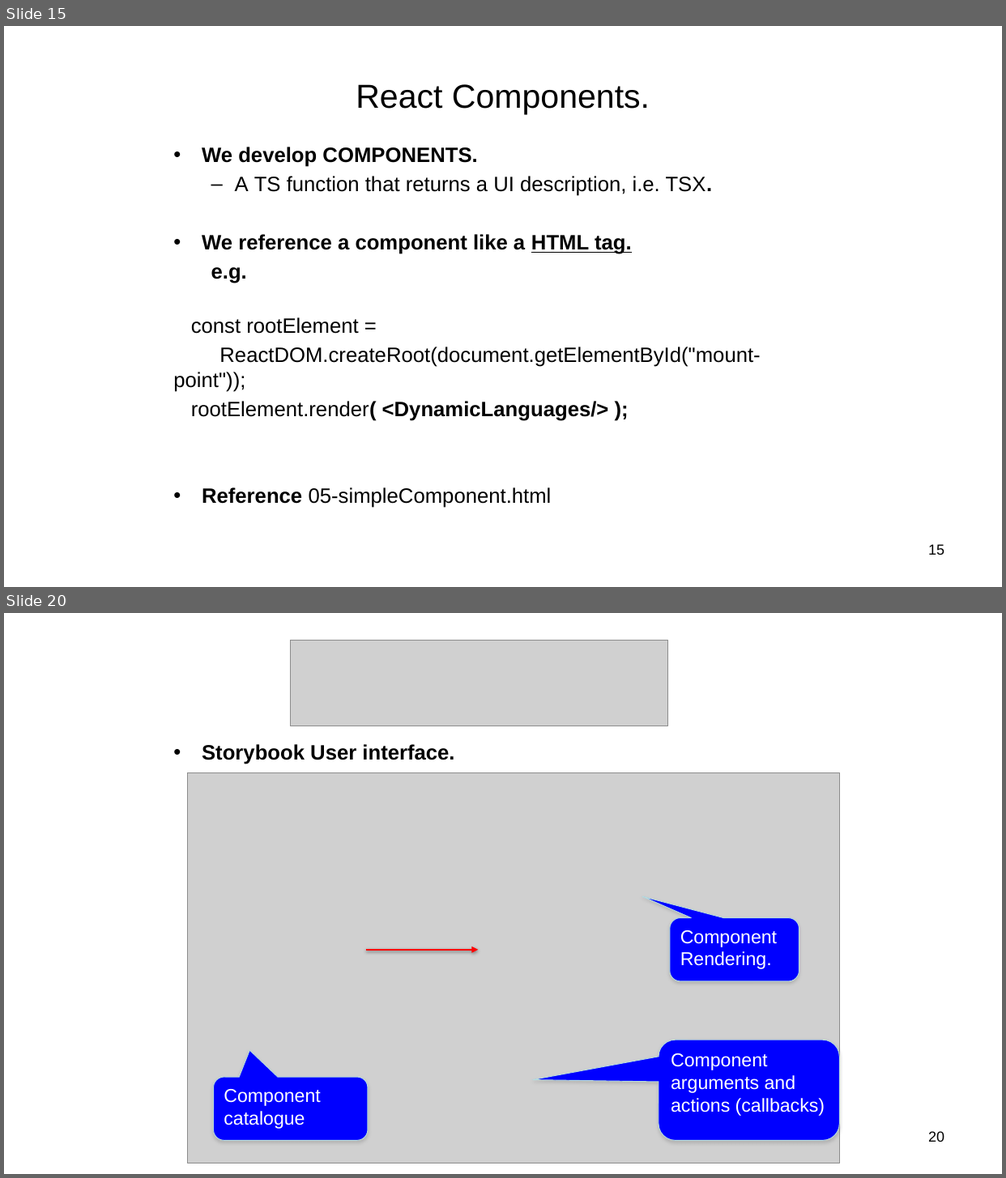
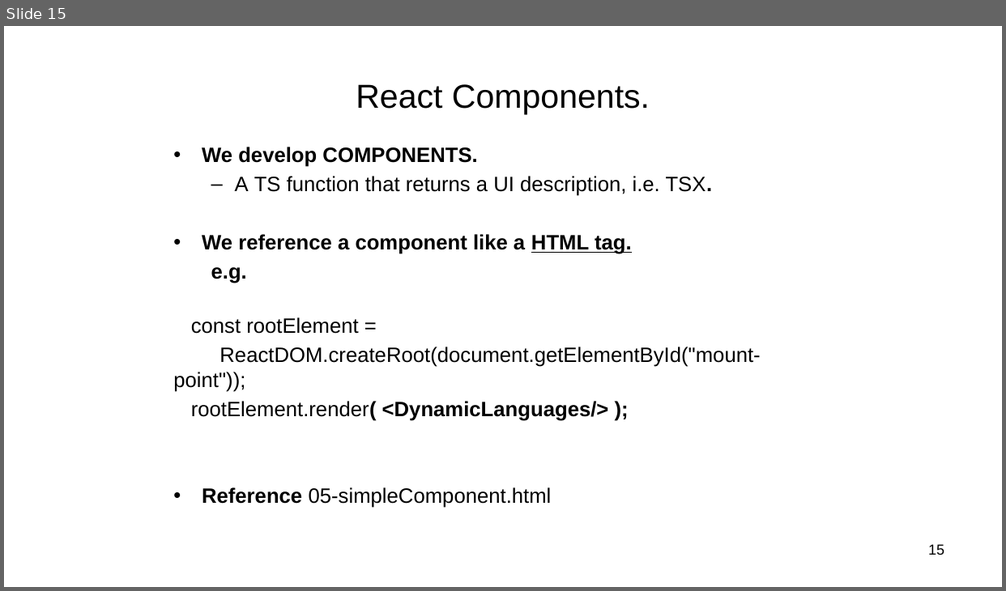
Before and after one commit to wit-hdip-comp-sci-2024/full-stack-2, a slide deck: topic-2/talk-1/ReactJS_01.pptx. Shown one above the other, each under a label of ours: slides 15 and 20 before the commit, slide 15 after it; the slides between them are not shown. The pictures are 1006x1178 and 1006x591 pixels, drawn with LibreOffice and Linux fonts; fonts in the diff are those of the drawing; grey boxes stand for pictures. Boxes give left, top, right and bottom in pixels: in the first picture for what was removed or moved away, otherwise in the second. Text is boxed around its words. In the diff, an @@ line names an element or a change of style, - is before the commit and + after.

```diff
--- a/topic-2/talk-1/ReactJS_01.pptx
+++ b/topic-2/talk-1/ReactJS_01.pptx
@@ slide 20 removed at (x1=4, y1=613, x2=1002, y2=1174), background #FFFFFF @@
@@ picture removed at (x1=291, y1=640, x2=668, y2=726) @@
@@ text removed at (x1=202, y1=744, x2=454, y2=764) @@
-• Storybook User interface.
@@ picture removed at (x1=188, y1=773, x2=840, y2=1163) @@
@@ rounded speech box removed at (x1=671, y1=918, x2=799, y2=982) @@
-Component
-Rendering.
@@ arrow removed from (365, 950) to (478, 950) @@
@@ rounded speech box removed at (x1=659, y1=1041, x2=840, y2=1141) @@
-Component arguments and actions (callbacks)
@@ rounded speech box removed at (x1=214, y1=1077, x2=368, y2=1141) @@
-Component catalogue
@@ page number removed at (x1=928, y1=1131, x2=944, y2=1142) @@
-20
```
Also in this commit, not shown: 7 slides changed, 21 other slides removed, 20 other files.
